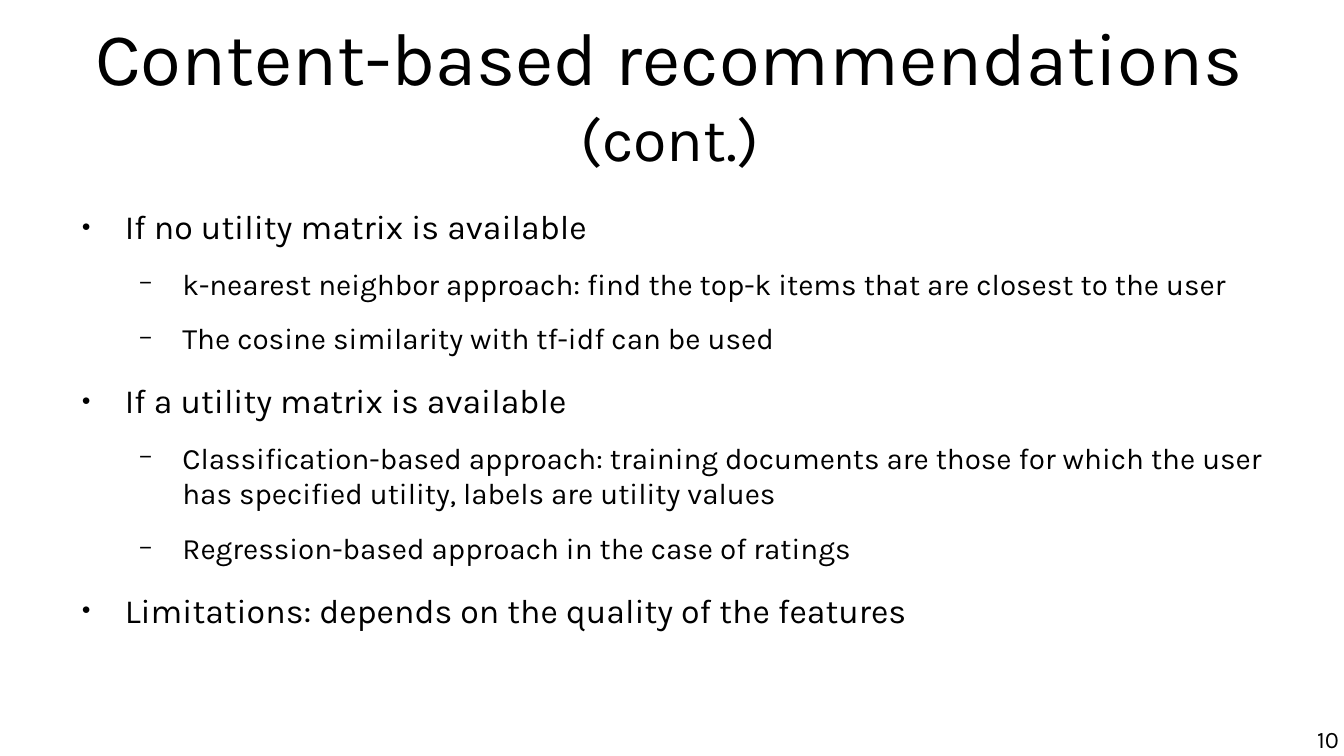
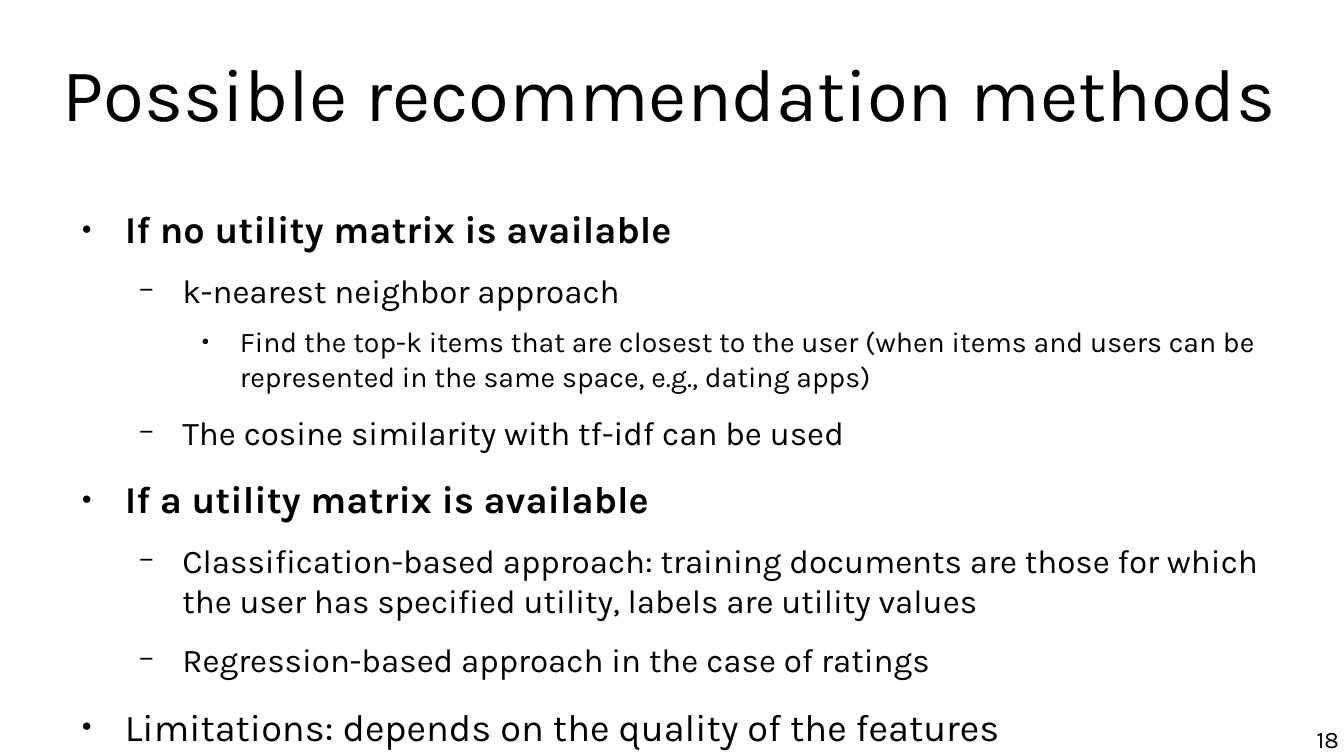
Before and after one commit to chatox/data-mining-course, a slide deck: slide 18 of theory/tt08_recommender_systems.odp (slide 10 before the commit). Drawn at 1344x756 pixels with LibreOffice and Linux fonts; fonts in the diff are those of the drawing. Boxes give left, top, right and bottom in pixels: in the first picture for what was removed or moved away, otherwise in the second. Text is boxed around its words. In the diff, an @@ line names an element or a change of style, - is before the commit and + after.

```diff
--- a/theory/tt08_recommender_systems.odp
+++ b/theory/tt08_recommender_systems.odp
@@ title at (x1=62, y1=69, x2=1276, y2=122): text changed @@
-Content-based recommendations (cont.)
+Possible recommendation methods
@@ text at (x1=125, y1=216, x2=1258, y2=680): size 20 to 22.4 pt in "If no utility matrix is available", "If a utility matrix is available", "Limitations: depends on the quality of the ..."; bold on in "If no utility matrix is available", "If a utility matrix is available"; size 17.5 to 19.6 pt in "The cosine similarity with tf-idf can be ...", "Classification-based approach: training documents are those  ...", "Regression-based approach in the case of ratings" @@
@@ text at (x1=182, y1=280, x2=1254, y2=394): text changed; size 17.5 to 16.8 pt @@
-  − k-nearest neighbor approach: find the top-k items that are closest to the user
+  − k-nearest neighbor approach
+    ● Find the top-k items that are closest to the user (when items and users can be represented in the same space, e.g., dating apps)
@@ page number at (x1=1317, y1=733, x2=1339, y2=749): text changed @@
-10
+18
```
Also in this commit, not shown: 3 other slides changed, 17 slides added, 5 slides removed.
